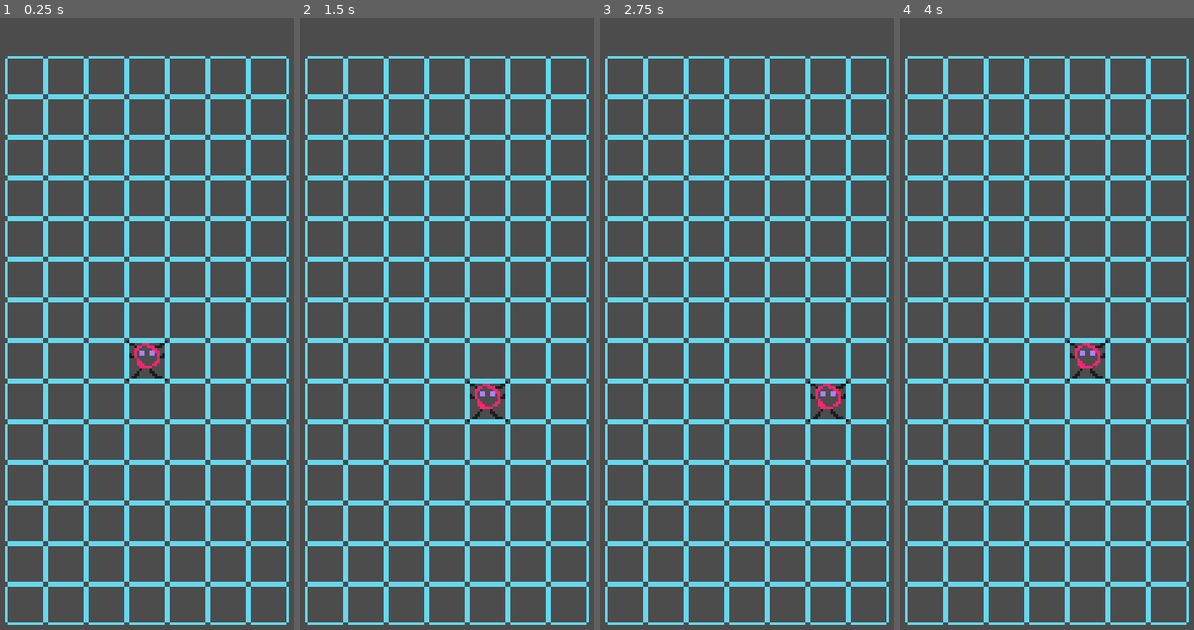
Above: before the commit, frames 1-4 (left to right).
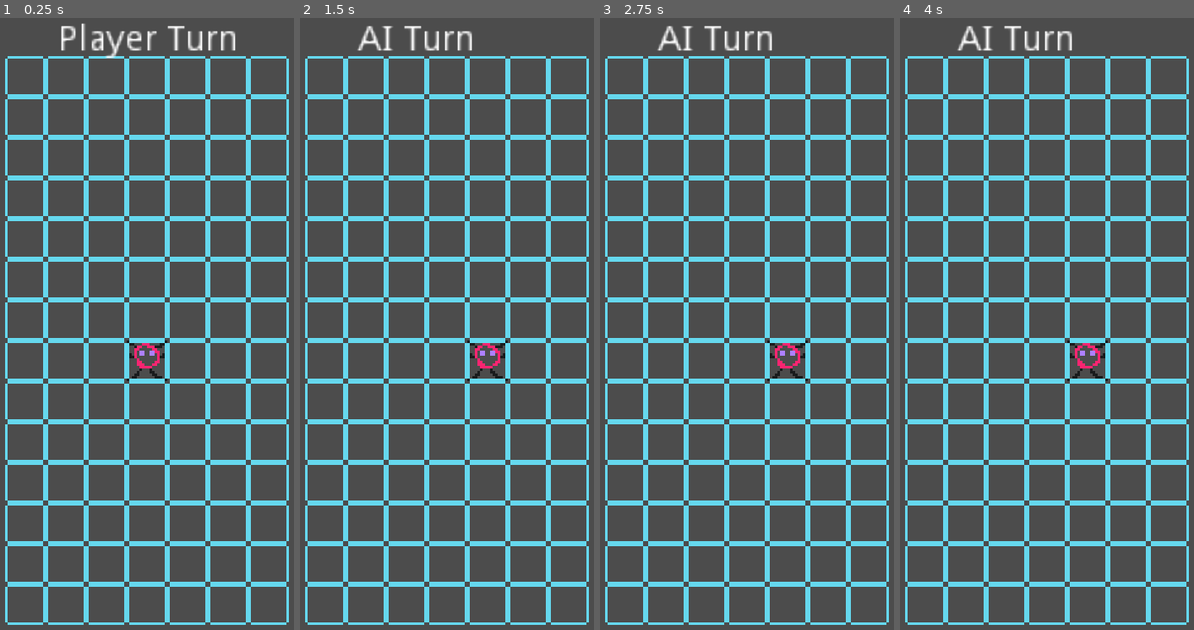
Above: after the commit, the same moments.

Repository: rivergillis/kinda-2048
Game: Godot game, scene res://scenes/Main.tscn
Same seed, same stepped clock (60 frames per second), same inputs: the game is played once before the commit and once after it.
Inputs:
- Up to frame 1 (0.25 s): no input
- Up to frame 2 (1.5 s): tap Enter at 0.5 s; hold Right (move_right) 0.53-1.28 s; tap Space at 1.25 s; hold Down (move_down) from 1.28 s (still down)
- Up to frame 3 (2.75 s): tap Enter at 2 s; release Down (move_down) at 2.03 s; hold Right (move_right) from 2.03 s (still down)
- Up to frame 4 (4 s): tap Space at 2.75 s; release Right (move_right) at 2.78 s; hold Up (move_up) 2.78-3.53 s; tap Enter at 3.5 s; hold Left (move_left) from 3.53 s (still down)

The runs differ from the first frame. In frame 1, 1.0% of the frame differs, in the area x 20-81%, y 0-7%; in frame 2, 1.1%, in the area x 19-71%, y 1-66%; in frame 3, 1.1%; in frame 4, 0.6%.

Commit message:
Turn label and change turn

Diff:
--- a/scenes/Main.tscn
+++ b/scenes/Main.tscn
@@ -1,10 +1,22 @@
-[gd_scene load_steps=3 format=2]
+[gd_scene load_steps=4 format=2]
 
 [ext_resource path="res://scenes/Player.tscn" type="PackedScene" id=1]
 [ext_resource path="res://scenes/WorldGen.tscn" type="PackedScene" id=2]
+[ext_resource path="res://scripts/dbg/TurnLabel.gd" type="Script" id=3]
 
 [node name="Node2D" type="Node2D"]
 
 [node name="WorldGen" parent="." instance=ExtResource( 2 )]
 
 [node name="Player" parent="WorldGen" instance=ExtResource( 1 )]
+
+[node name="TurnLabel" type="Label" parent="."]
+margin_left = 36.6339
+margin_top = 3.0
+margin_right = 108.634
+margin_bottom = 17.0
+text = "Player Turn"
+script = ExtResource( 3 )
+__meta__ = {
+"_edit_use_anchors_": false
+}
--- a/scripts/Player.gd
+++ b/scripts/Player.gd
@@ -13,19 +13,25 @@
 
 # warning-ignore:unused_argument
 func process_player_turn(delta: float) -> void:
+	var target_tile := TileInfo.new(current_tile.x, current_tile.y)
 	if Input.is_action_just_pressed("move_up"):
-		current_tile.y -= 1
+		target_tile.y -= 1
 	elif Input.is_action_just_pressed("move_down"):
-		current_tile.y += 1
+		target_tile.y += 1
 	elif Input.is_action_just_pressed("move_left"):
-		current_tile.x -= 1
+		target_tile.x -= 1
 	elif Input.is_action_just_pressed("move_right"):
-		current_tile.x += 1
+		target_tile.x += 1
 
 	# Prevent the player from moving beyond the edge of the screen.
-	current_tile = Utils.clamp_tile_position(current_tile)
+	target_tile = Utils.clamp_tile_position(target_tile)
 
-	position = Utils.screen_tile_to_px(current_tile)
+	# Update the position to match the target. If the player moved,
+	# set to the AI's turn.
+	position = Utils.screen_tile_to_px(target_tile)
+	if !current_tile.equals(target_tile):
+		GameState.turn = GameState.TurnState.AI_TURN
+	current_tile = target_tile
 
 func initialize() -> void:
 	current_tile.x = Constants.SCREEN_TILES_HORIZ_UNPADDED / 2
--- a/scripts/Types/TileInfo.gd
+++ b/scripts/Types/TileInfo.gd
@@ -1,6 +1,8 @@
 extends Object
 
 class_name TileInfo
+
+enum Space { SCREEN, WORLD }
 
 # Coordinates in screen-tile space
 var x: int = 0
@@ -13,3 +15,16 @@
 
 func _to_string() -> String:
 	return "TileInfo(%d, %d)" % [x, y]
+
+# Compares equality against another tile, uses space (a Space)
+# to determine whether to compare for equality in screen or world
+# tile space.
+func equals(other: TileInfo, space: int = Space.SCREEN) -> bool:
+	match space:
+		Space.SCREEN:
+			return x == other.x and y == other.y
+		Space.WORLD:
+			print("World space comparison not implemented.")
+			return false
+		_:
+			return false
--- /dev/null
+++ b/scripts/dbg/TurnLabel.gd
@@ -0,0 +1,9 @@
+extends Label
+
+func _process(delta: float) -> void:
+	if GameState.turn == GameState.TurnState.PLAYER_TURN:
+		text = "Player Turn"
+	elif GameState.turn == GameState.TurnState.AI_TURN:
+		text = "AI Turn"
+	else:
+		text = "Unknown Turn"
